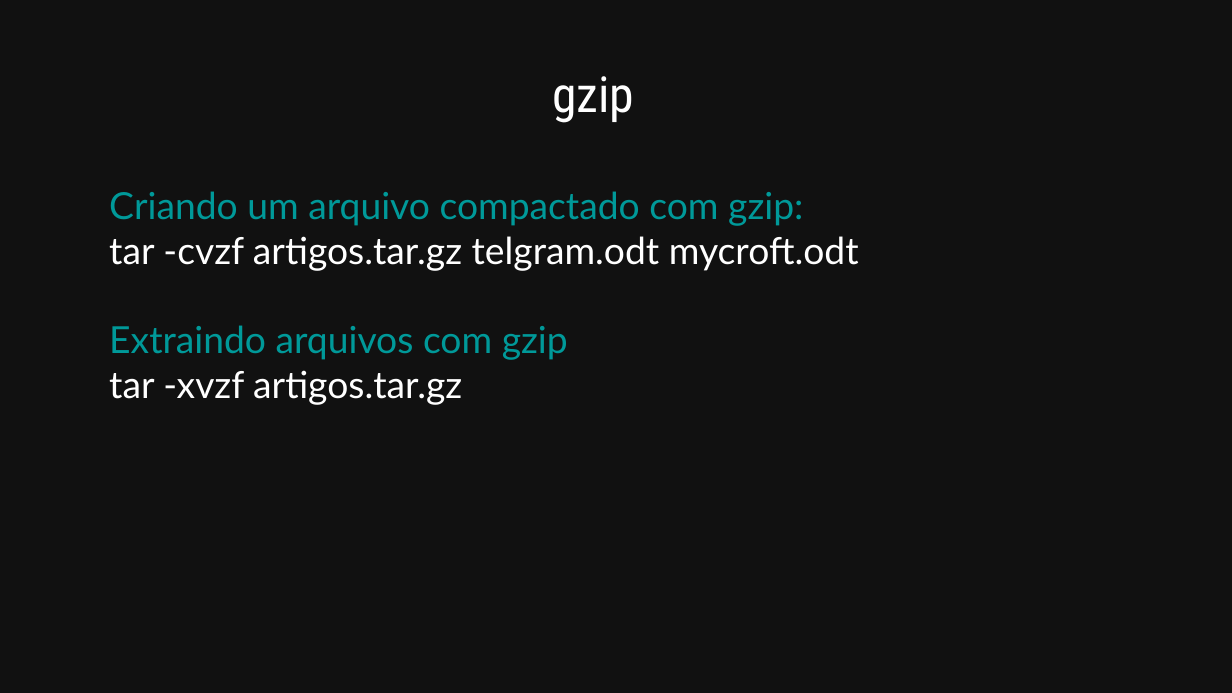
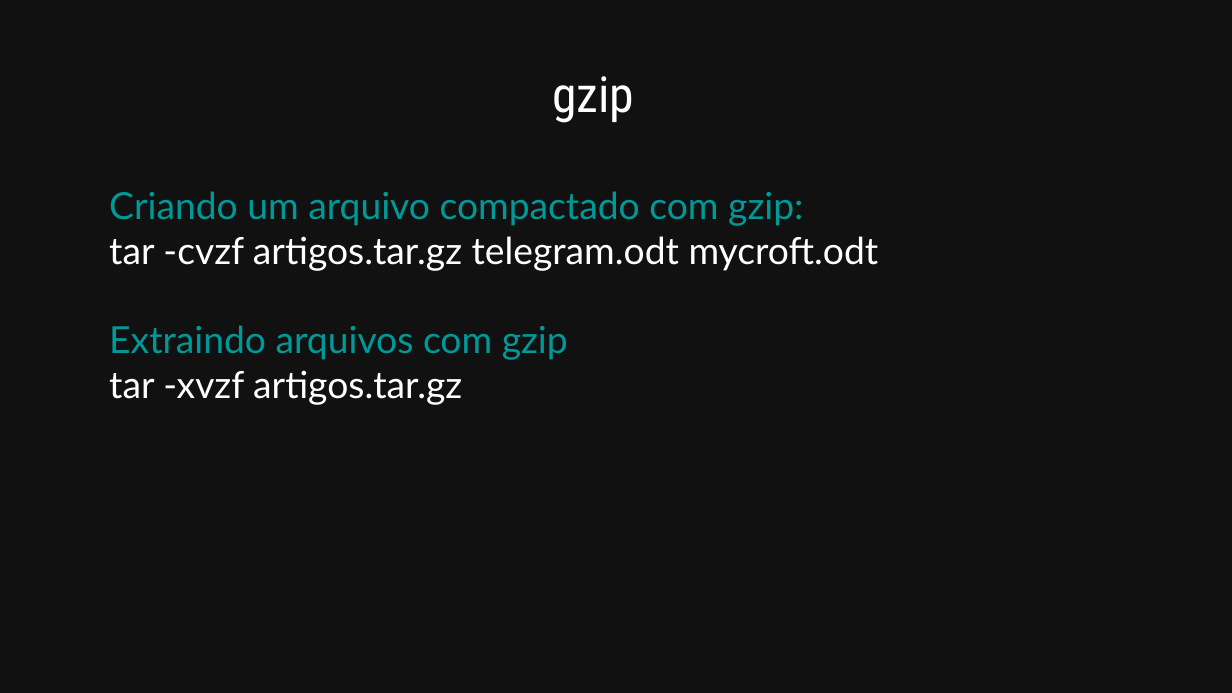
Before and after one commit to allythy/Palestras, a slide deck: slide 40 of Minicurso Do Terminal GNU-Linux ao Python/VI Workshop da Escola de Engenharias e TI.odp (slide 37 before the commit). Drawn at 1232x693 pixels with LibreOffice and Linux fonts; fonts in the diff are those of the drawing. Boxes give left, top, right and bottom in pixels: in the first picture for what was removed or moved away, otherwise in the second. Text is boxed around its words. In the diff, an @@ line names an element or a change of style, - is before the commit and + after.

```diff
--- a/Minicurso Do Terminal GNU-Linux ao Python/VI Workshop da Escola de Engenharias e TI.odp
+++ b/Minicurso Do Terminal GNU-Linux ao Python/VI Workshop da Escola de Engenharias e TI.odp
@@ text at (109, 236, 879, 271): text changed @@
-tar -cvzf artigos.tar.gz telgram.odt mycroft.odt
+tar -cvzf artigos.tar.gz telegram.odt mycroft.odt
```
Also in this commit, not shown: 2 other slides changed, 11 slides added, 2 slides removed, 2 other files.
